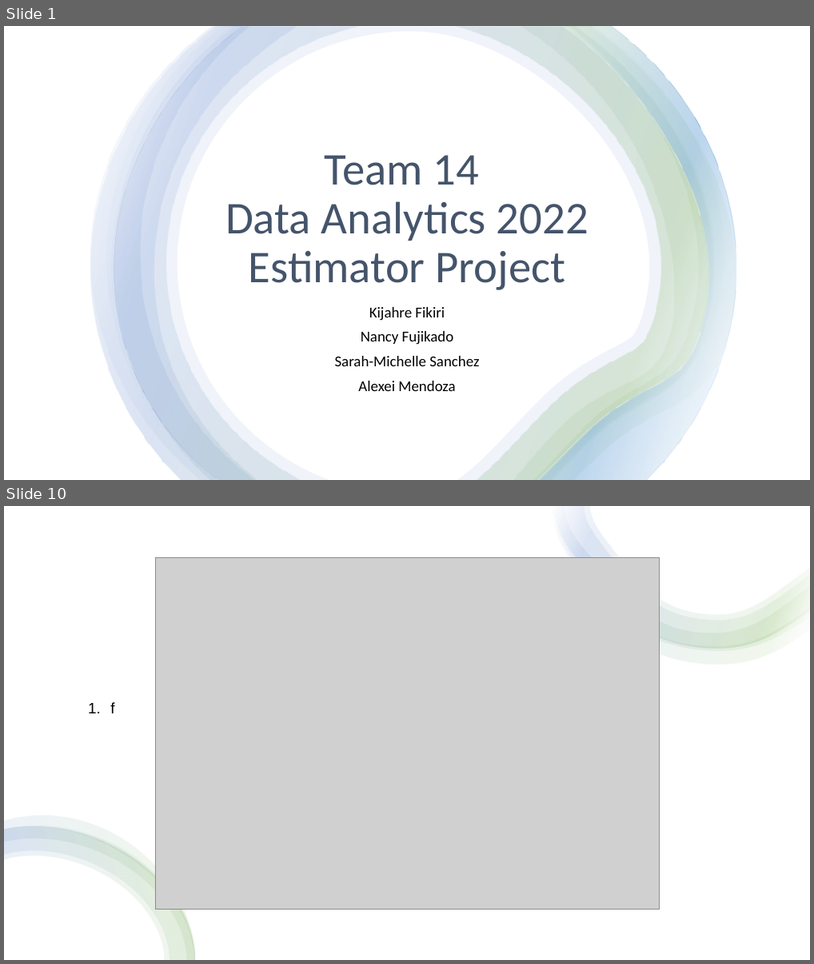
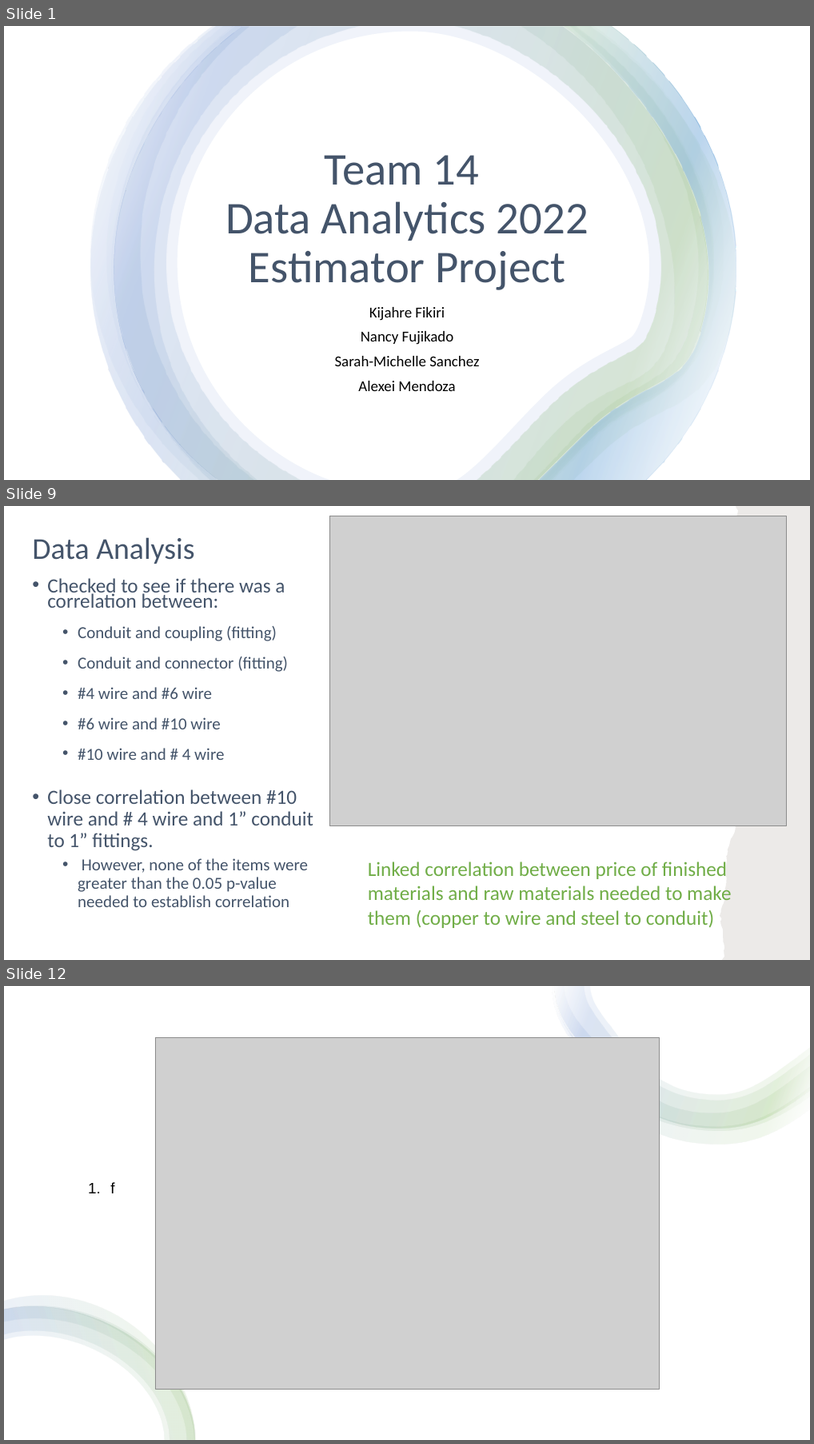
Before and after one commit to thegreatkeej/Estimator_Project, a slide deck: Team14_Presentation.pptx. Shown one above the other, each under a label of ours: slides 1 and 10 before the commit, slides 1, 9 and 12 after it; the slides between them are not shown. The pictures are 814x964 and 814x1444 pixels, drawn with LibreOffice and Linux fonts; fonts in the diff are those of the drawing; grey boxes stand for pictures. Boxes give left, top, right and bottom in pixels: in the first picture for what was removed or moved away, otherwise in the second. Text is boxed around its words. In the diff, an @@ line names an element or a change of style, - is before the commit and + after.

```diff
--- a/Team14_Presentation.pptx
+++ b/Team14_Presentation.pptx
@@ slide 9 added at (4,506,810,960), background #FFFFFF @@
@@ picture added at (330,516,787,825) @@
@@ freeform shape added at (720,506,810,960), fill #82766A at 15% opacity @@
@@ title added at (32,537,194,564), 36 pt, text #44546A @@
+Data Analysis
@@ text added at (47,578,314,907), 20 pt, text #44546A @@
+• Checked to see if there was a correlation between:
+  • Conduit and coupling (fitting)
+  • Conduit and connector (fitting)
+  • #4 wire and #6 wire
+  • #6 wire and #10 wire
+  • #10 wire and # 4 wire
+• Close correlation between #10 wire and # 4 wire and 1” conduit to 1” fittings.
+  • However, none of the items were greater than the 0.05 p-value needed to establish correlation
@@ text added at (368,861,731,928), 24 pt, text #70AD47 @@
+Linked correlation between price of finished materials and raw materials needed to make them (copper to wire and steel to conduit)
@@ what was slide 10 is now slide 12 @@
```
Also in this commit, not shown: 6 slides changed, 3 other slides added, 1 slide removed.
